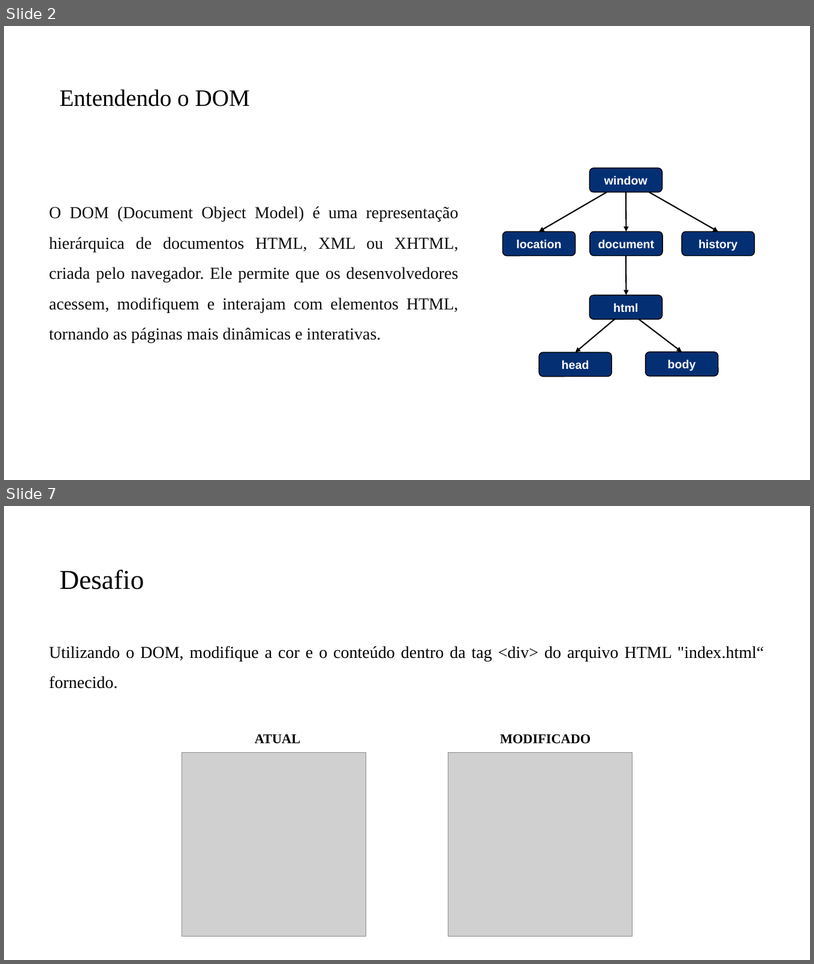
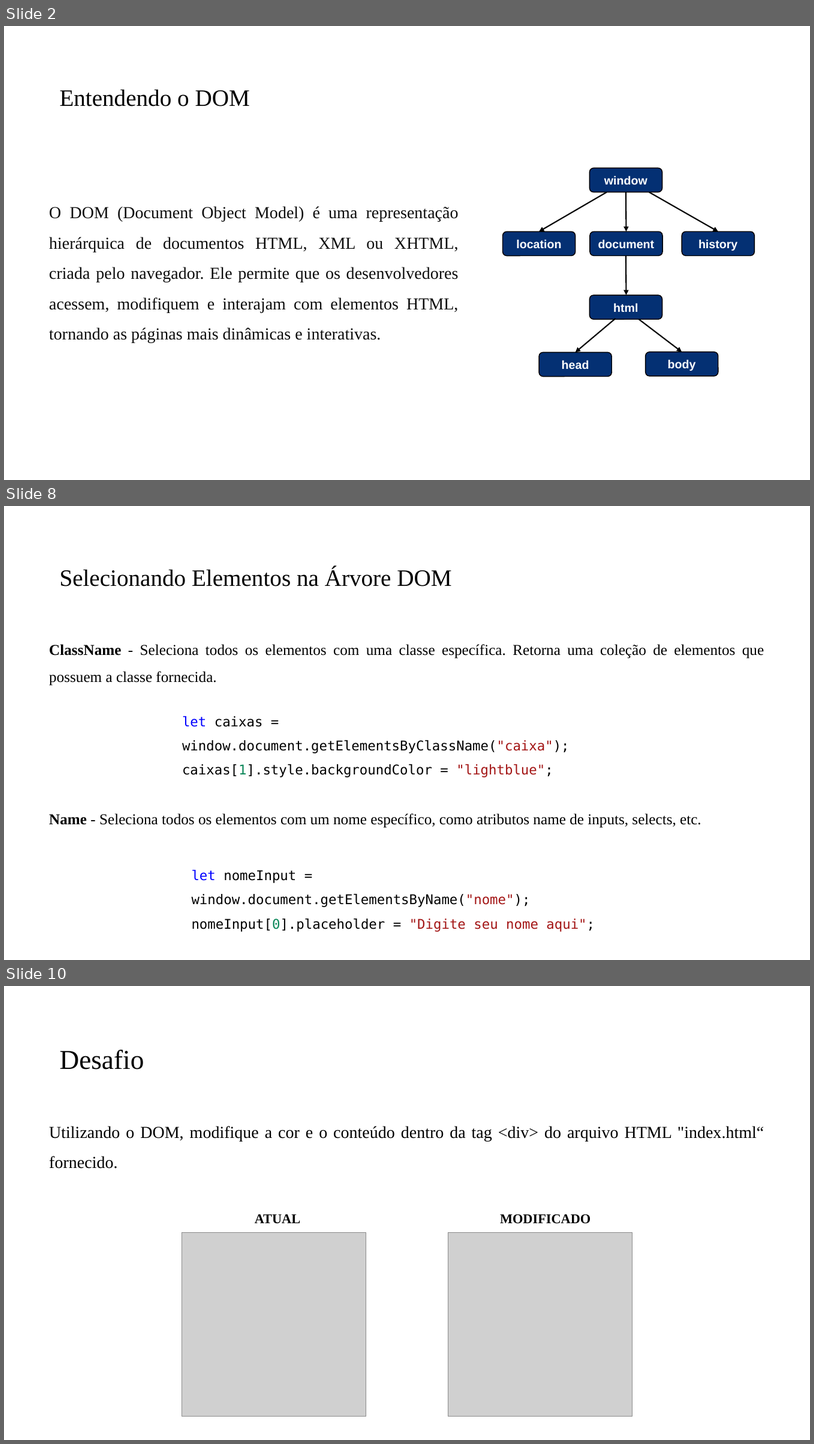
Before and after one commit to PedroMiho/Logica-de-Programacao, a slide deck: Módulo 02 - JavaScript/Aula 13 - Manipulando o DOM/Introdução ao DOM.pptx. Shown one above the other, each under a label of ours: slides 2 and 7 before the commit, slides 2, 8 and 10 after it; the slides between them are not shown. The pictures are 814x964 and 814x1444 pixels, drawn with LibreOffice and Linux fonts; fonts in the diff are those of the drawing; grey boxes stand for pictures; background and template pictures are left out. Boxes give left, top, right and bottom in pixels: in the first picture for what was removed or moved away, otherwise in the second. Text is boxed around its words. In the diff, an @@ line names an element or a change of style, - is before the commit and + after.

```diff
--- a/Módulo 02 - JavaScript/Aula 13 - Manipulando o DOM/Introdução ao DOM.pptx
+++ b/Módulo 02 - JavaScript/Aula 13 - Manipulando o DOM/Introdução ao DOM.pptx
@@ slide 8 added at [4,506,810,960], background #FFFFFF @@
@@ title added at [60,567,452,586], 28 pt, text #000000 @@
+Selecionando Elementos na Árvore DOM
@@ text added at [49,644,764,685], 18 pt, text #000000 @@
+ClassName - Seleciona todos os elementos com uma classe específica. Retorna uma coleção de elementos que possuem a classe fornecida.
@@ text added at [182,716,570,777], 16 pt, text #000000 @@
+let caixas = window.document.getElementsByClassName("caixa");
+caixas[1].style.backgroundColor = "lightblue";
@@ text added at [49,813,702,828], 18 pt, text #000000 @@
+Name - Seleciona todos os elementos com um nome específico, como atributos name de inputs, selects, etc.
@@ text added at [192,870,595,931], 16 pt, text #000000 @@
+let nomeInput = window.document.getElementsByName("nome");
+nomeInput[0].placeholder = "Digite seu nome aqui";
@@ what was slide 7 is now slide 10 @@
```
Also in this commit, not shown: 1 slide changed, 5 other slides added, 3 slides removed, 9 other files.
